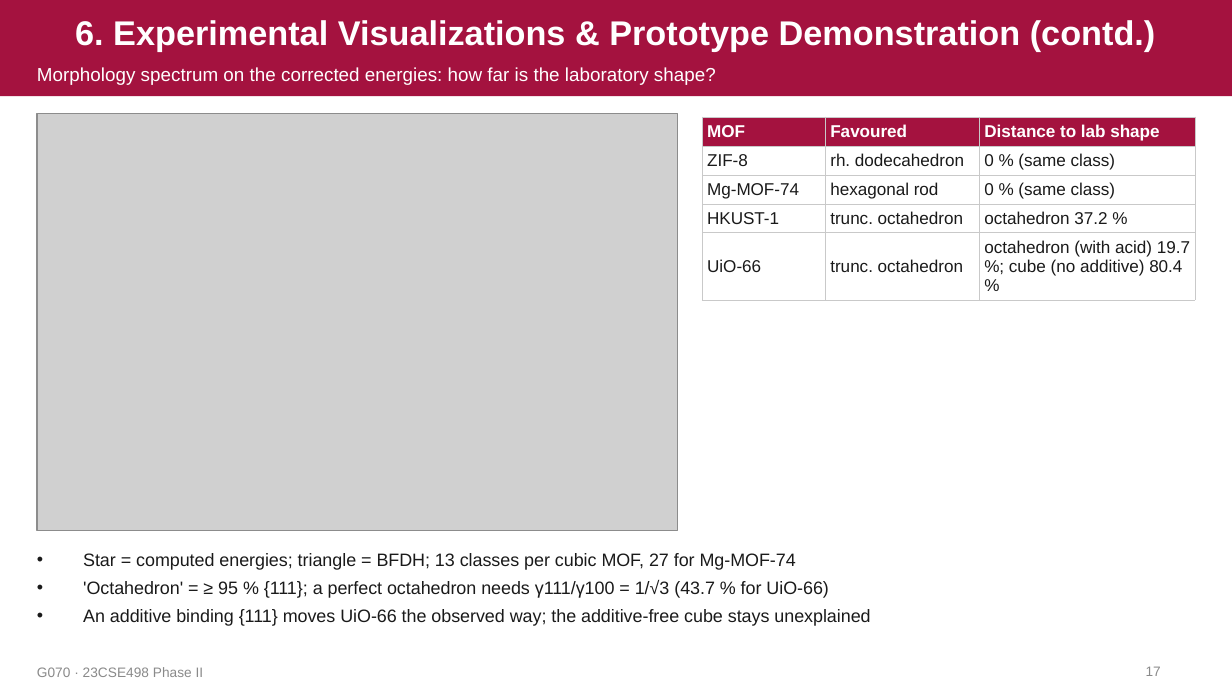
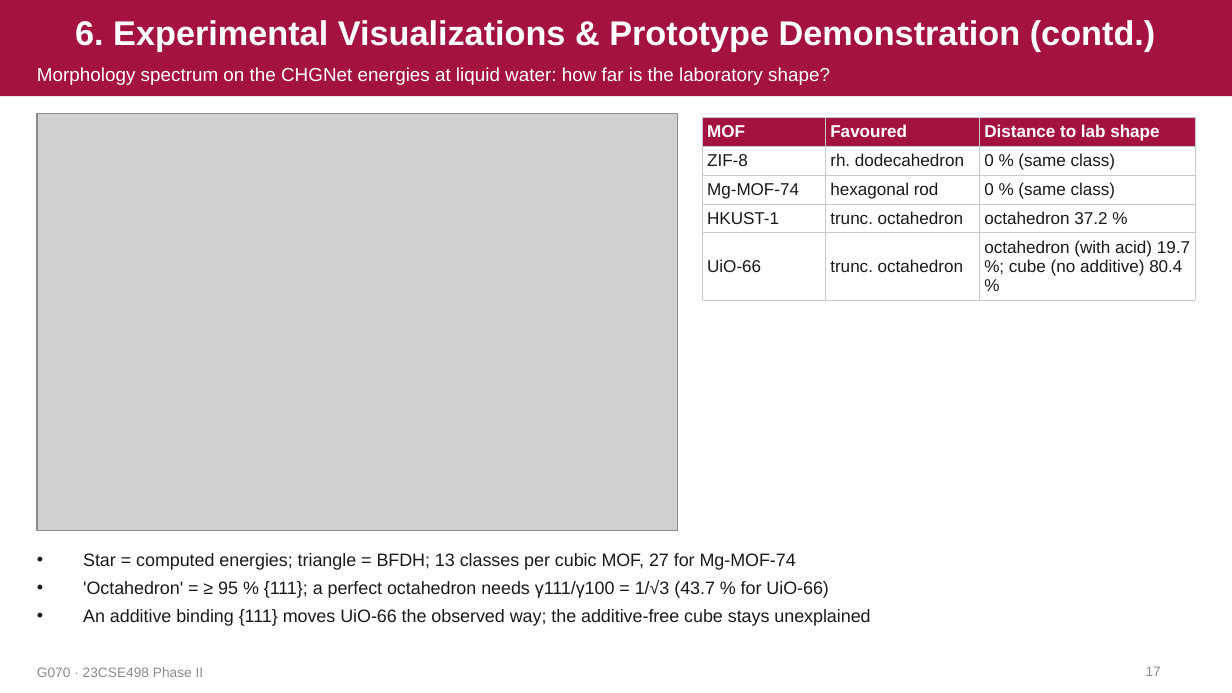
Before and after one commit to Radha-Krishna-19/fyp, a slide deck: slide 17 of docs/presentation/review_2026-11-16/G070_Phase2_Review.pptx. Drawn at 1232x693 pixels with LibreOffice and Linux fonts; fonts in the diff are those of the drawing; grey boxes stand for pictures. Boxes give left, top, right and bottom in pixels: in the first picture for what was removed or moved away, otherwise in the second. Text is boxed around its words. In the diff, an @@ line names an element or a change of style, - is before the commit and + after.

Commit message:
Review deck: references say what each was used for, water condition presented as part of the method, closing slide simplified

```diff
--- a/docs/presentation/review_2026-11-16/G070_Phase2_Review.pptx
+++ b/docs/presentation/review_2026-11-16/G070_Phase2_Review.pptx
@@ text at box(37, 67, 830, 85): text changed @@
-Morphology spectrum on the corrected energies: how far is the laboratory shape?
+Morphology spectrum on the CHGNet energies at liquid water: how far is the laboratory shape?
```
Also in this commit, not shown: 7 other slides changed, 1 slide added, 1 slide removed, 5 other files.
